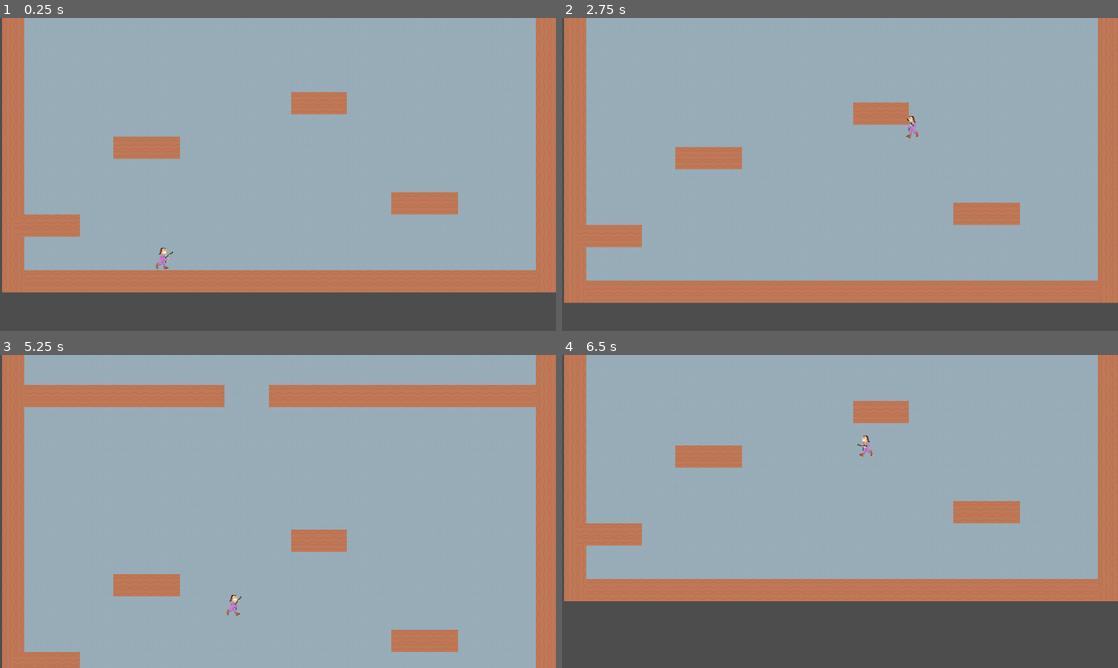
Above: before the commit, frames 1-4 (two rows, left to right).
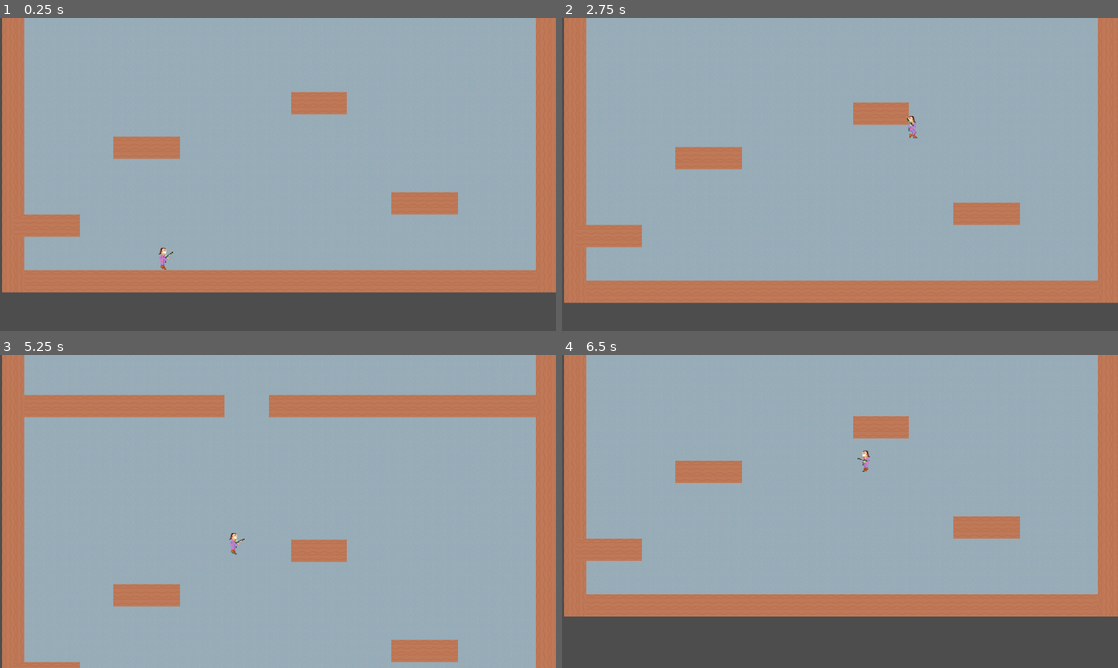
Above: after the commit, the same moments.

Repository: deruitda/ludum-dare-56
Game: Godot game, scene res://scenes/levels/termite_extermination_andrew.tscn
Same seed, same stepped clock (60 frames per second), same inputs: the game is played once before the commit and once after it. The engine's default icon, where the game draws it, is replaced by a stand-in: a white triangle on a blue panel in a dark square.
Inputs (mouse positions are in pixels of both pictures, inside the frame that each line leads up to):
- Up to frame 1 (0.25 s): no input
- Up to frame 2 (2.75 s): move the mouse to (962, 158) at 0.52 s; hold D (move_right) 0.53-2.03 s; tap Space (jump) at 0.6, 0.77, 1.07, 1.52, 1.55, 1.82, 2.1 s; move the mouse to (728, 190) at 1.27 s; click (728, 190) at 1.35 s; move the mouse to (895, 105) at 2.02 s; hold A (move_left) from 2.03 s (still down)
- Up to frame 3 (5.25 s): move the mouse to (250, 574) at 2.77 s; release A (move_left) at 2.78 s; hold D (move_right) 2.78-4.28 s; click (250, 574) at 2.85 s; tap Space (jump) at 3.02, 3.05, 3.32, 3.6, 3.77, 4.07, 4.52, 4.55, 4.82, 5.1 s; move the mouse to (444, 558) at 3.52 s; move the mouse to (111, 464) at 4.27 s; hold A (move_left) 4.28-5.03 s; click (111, 464) at 4.35 s; move the mouse to (305, 511) at 5.02 s; hold D (move_right) from 5.03 s (still down)
- Up to frame 4 (6.5 s): move the mouse to (756, 433) at 5.77 s; release D (move_right) at 5.78 s; hold A (move_left) from 5.78 s (still down); click (756, 433) at 5.85 s; tap Space (jump) at 6.02, 6.05, 6.32 s

The runs differ from the first frame. In frame 1, less than 0.1% of the frame differs, in the area x 28-31%, y 77-81%; in frame 2, less than 0.1%; in frame 3, 8.4%; in frame 4, 14%, in the area x 0-100%, y 14-84%.

Commit message:
player stuff

Diff:
--- a/scenes/core/follow_cam.gd
+++ b/scenes/core/follow_cam.gd
@@ -6,4 +6,3 @@
 
 func _process(delta: float) -> void:
 	global_position.y = lerp(global_position.y, follow_target.global_position.y + cam_y_offset, weight)
-	print(global_position)
--- a/scenes/entity_composition/velocity_component.gd
+++ b/scenes/entity_composition/velocity_component.gd
@@ -52,6 +52,9 @@
 func apply_in_air_idle(delta: float):
 	velocity.x = move_toward(velocity.x, 0, in_air_resistance * delta)
 
+func apply_is_on_ground() -> void:
+	velocity.y = 0
+
 func apply_idle(delta: float):
 	velocity.x = move_toward(velocity.x, 0, floor_resistance * delta)
 
--- a/scenes/player/player.gd
+++ b/scenes/player/player.gd
@@ -30,14 +30,37 @@
 		PlayerManager.remove_current_player()
 		queue_free()
 
+	var left_right_input = get_left_right_input()
+	#is looking right
+	if is_on_wall() or is_wall_sliding:
+		if get_wall_normal().x < 0:
+			print("go left")
+			lower_body_sprite.flip_h = true
+		else:
+			print ("go right")
+			lower_body_sprite.flip_h = false
+	else:
+		if left_right_input == Vector2.LEFT:
+			print ("go not on wall left")
+			lower_body_sprite.flip_h = true
+		elif left_right_input == Vector2.RIGHT:
+			print ("go not on wall right")
+
+			lower_body_sprite.flip_h = false
+
 	if is_running and lower_body_sprite.animation != "running":
 		print("is running")
 		lower_body_sprite.play("running")
 	elif is_idle and lower_body_sprite.animation != "idle":
-		print("is idle")
+		print("idle")
 
 		lower_body_sprite.play("idle")
-	pass
+	elif is_wall_sliding and lower_body_sprite.animation != "wall_sliding":
+		print("wall sliding")
+		lower_body_sprite.play("wall_sliding")
+	elif is_in_air and not is_on_wall() and lower_body_sprite.animation != "jump":
+		print("jump")
+		lower_body_sprite.play("jump")
 
 
 func _physics_process(delta: float) -> void:
@@ -49,16 +72,13 @@
 
 	set_actions(delta)
 	set_states()
-
-	var left_right_input = Vector2.ZERO
-	if direction_input > 0:
-		left_right_input = Vector2.RIGHT
-	elif direction_input < 0:
-		left_right_input = Vector2.LEFT
+	var left_right_input = get_left_right_input()
 
 
 	if not is_on_floor():
 		velocity_component.apply_gravity(delta)
+	elif not is_wall_jumping and not is_floor_jumping:
+		velocity_component.apply_is_on_ground()
 
 	if is_wall_jumping:
 		var wall_jumping_direction = Vector2.LEFT
@@ -81,11 +101,6 @@
 
 	velocity_component.do_character_move(self)
 
-	#is looking right
-	if left_right_input == Vector2.LEFT:
-		lower_body_sprite.flip_h = true
-	elif left_right_input == Vector2.RIGHT:
-		lower_body_sprite.flip_h = false
 
 
 func get_is_pointing_to_wall():
@@ -133,6 +148,14 @@
 	else:
 		is_idle = false
 
+func get_left_right_input() -> Vector2:
+	var left_right_input = Vector2.ZERO
+	if direction_input > 0:
+		left_right_input = Vector2.RIGHT
+	elif direction_input < 0:
+		left_right_input = Vector2.LEFT
+
+	return left_right_input
 
 func _on_died() -> void:
 	print("you died")
--- a/scenes/player/player.tscn
+++ b/scenes/player/player.tscn
@@ -10,6 +10,8 @@
 [ext_resource type="Script" path="res://scenes/entity_composition/hurt_box.gd" id="7_6ogm0"]
 [ext_resource type="Texture2D" uid="uid://cbfvo400gwdl4" path="res://assets/sprites/rex/rex-lower-run.png" id="7_p20d2"]
 [ext_resource type="Texture2D" uid="uid://brvnyb15boofo" path="res://assets/sprites/rex/rex-lower-idle.png" id="8_7mji7"]
+[ext_resource type="Texture2D" uid="uid://b41yjf446te1j" path="res://assets/sprites/rex/rex-lower-jump.png" id="8_g12o4"]
+[ext_resource type="Texture2D" uid="uid://dtxb5812xnpp2" path="res://assets/sprites/rex/rex-lower-wall.png" id="10_jr1rn"]
 
 [sub_resource type="RectangleShape2D" id="RectangleShape2D_jr7co"]
 size = Vector2(28, 64)
@@ -68,6 +70,30 @@
 atlas = ExtResource("8_7mji7")
 region = Rect2(0, 0, 64, 64)
 
+[sub_resource type="AtlasTexture" id="AtlasTexture_gy3h6"]
+atlas = ExtResource("8_g12o4")
+region = Rect2(0, 0, 64, 64)
+
+[sub_resource type="AtlasTexture" id="AtlasTexture_ej12x"]
+atlas = ExtResource("8_g12o4")
+region = Rect2(64, 0, 64, 64)
+
+[sub_resource type="AtlasTexture" id="AtlasTexture_l8r5x"]
+atlas = ExtResource("8_g12o4")
+region = Rect2(128, 0, 64, 64)
+
+[sub_resource type="AtlasTexture" id="AtlasTexture_12y6h"]
+atlas = ExtResource("8_g12o4")
+region = Rect2(192, 0, 64, 64)
+
+[sub_resource type="AtlasTexture" id="AtlasTexture_acx8r"]
+atlas = ExtResource("8_g12o4")
+region = Rect2(256, 0, 64, 64)
+
+[sub_resource type="AtlasTexture" id="AtlasTexture_q84ad"]
+atlas = ExtResource("8_g12o4")
+region = Rect2(320, 0, 64, 64)
+
 [sub_resource type="AtlasTexture" id="AtlasTexture_sm1xg"]
 atlas = ExtResource("7_p20d2")
 region = Rect2(0, 0, 64, 64)
@@ -195,6 +221,10 @@
 [sub_resource type="AtlasTexture" id="AtlasTexture_06xup"]
 atlas = ExtResource("7_p20d2")
 region = Rect2(1984, 0, 64, 64)
+
+[sub_resource type="AtlasTexture" id="AtlasTexture_mfacy"]
+atlas = ExtResource("10_jr1rn")
+region = Rect2(0, 0, 64, 64)
 
 [sub_resource type="SpriteFrames" id="SpriteFrames_n4ibw"]
 animations = [{
@@ -208,6 +238,29 @@
 }, {
 "frames": [{
 "duration": 1.0,
+"texture": SubResource("AtlasTexture_gy3h6")
+}, {
+"duration": 1.0,
+"texture": SubResource("AtlasTexture_ej12x")
+}, {
+"duration": 1.0,
+"texture": SubResource("AtlasTexture_l8r5x")
+}, {
+"duration": 1.0,
+"texture": SubResource("AtlasTexture_12y6h")
+}, {
+"duration": 1.0,
+"texture": SubResource("AtlasTexture_acx8r")
+}, {
+"duration": 1.0,
+"texture": SubResource("AtlasTexture_q84ad")
+}],
+"loop": false,
+"name": &"jump",
+"speed": 50.0
+}, {
+"frames": [{
+"duration": 1.0,
 "texture": SubResource("AtlasTexture_sm1xg")
 }, {
 "duration": 1.0,
@@ -306,6 +359,14 @@
 "loop": true,
 "name": &"running",
 "speed": 50.0
+}, {
+"frames": [{
+"duration": 1.0,
+"texture": SubResource("AtlasTexture_mfacy")
+}],
+"loop": true,
+"name": &"wall_sliding",
+"speed": 5.0
 }]
 
 [node name="Player" type="CharacterBody2D" node_paths=PackedStringArray("lower_body_sprite", "velocity_component")]
@@ -346,7 +407,7 @@
 
 [node name="LowerBody" type="AnimatedSprite2D" parent="Body"]
 sprite_frames = SubResource("SpriteFrames_n4ibw")
-animation = &"idle"
+animation = &"wall_sliding"
 autoplay = "running"
 
 [node name="GunPivot" type="Node2D" parent="." node_paths=PackedStringArray("gun", "upper_body_sprite")]
Not shown: 1 places in scenes/player/player.tscn that only renumber resources
